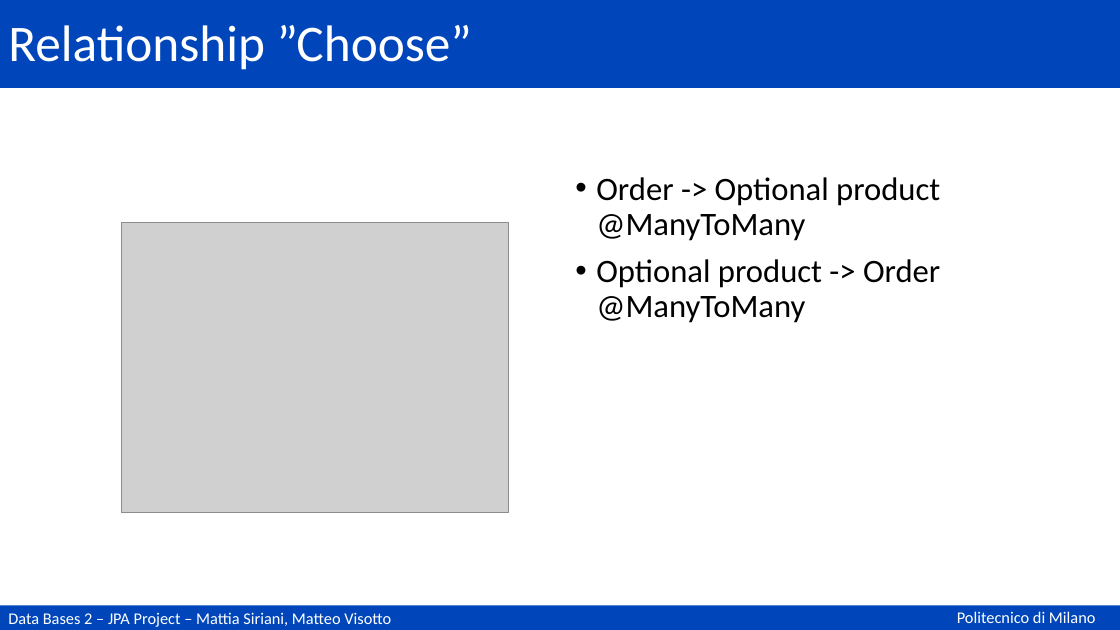
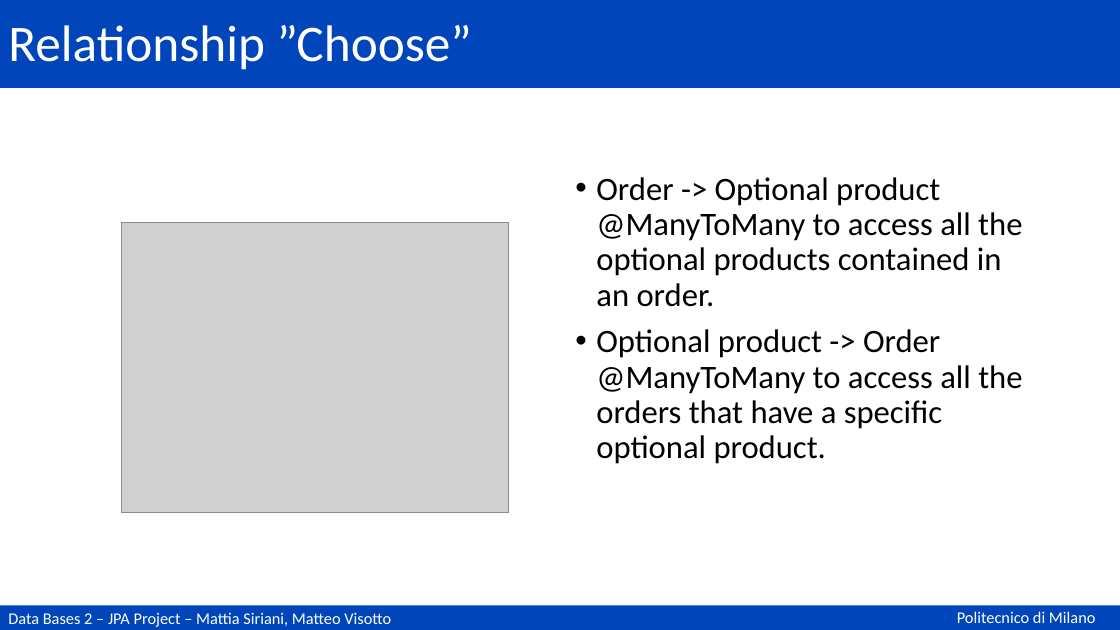
Before and after one commit to matteovisotto/DB2-SirianiVisotto, a slide deck: slide 67 of Documentation.pptx (slide 65 before the commit). Drawn at 1120x630 pixels with LibreOffice and Linux fonts; fonts in the diff are those of the drawing; grey boxes stand for pictures. Boxes give left, top, right and bottom in pixels: in the first picture for what was removed or moved away, otherwise in the second. Text is boxed around its words. In the diff, an @@ line names an element or a change of style, - is before the commit and + after.

```diff
--- a/Documentation.pptx
+++ b/Documentation.pptx
@@ text at (596, 177, 1022, 464): text changed @@
-• Order -> Optional product @ManyToMany
-• Optional product -> Order @ManyToMany
+• Order -> Optional product @ManyToMany to access all the optional products contained in an order.
+• Optional product -> Order @ManyToMany to access all the orders that have a specific optional product.
```
Also in this commit, not shown: 11 other slides changed, 2 slides added.
